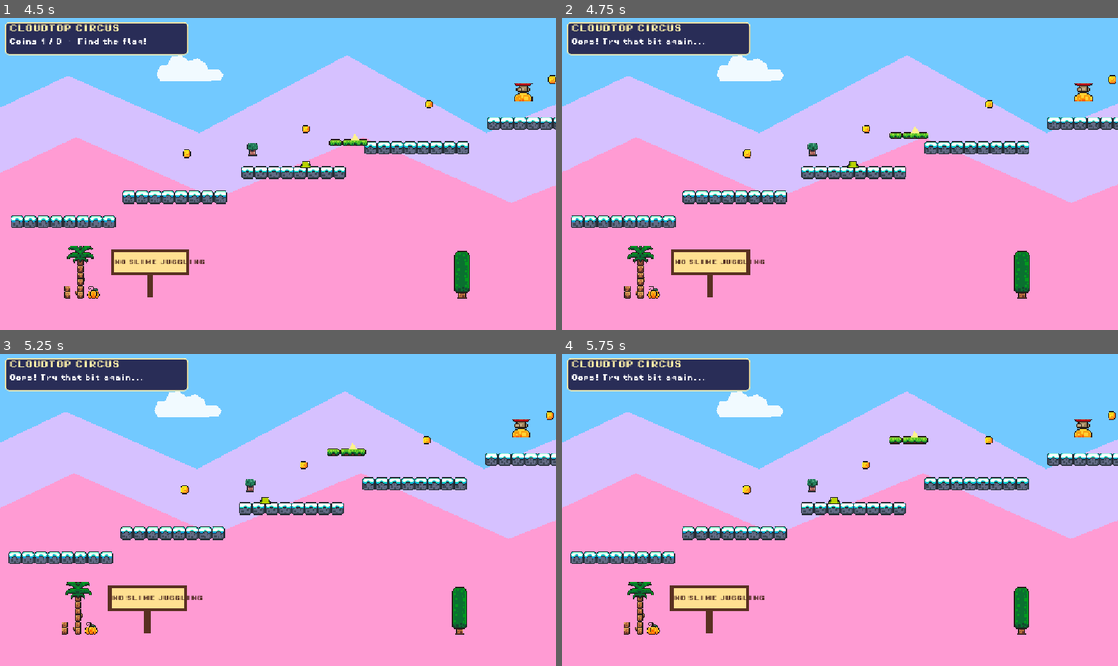
Above: before the commit, frames 1-4 (two rows, left to right).
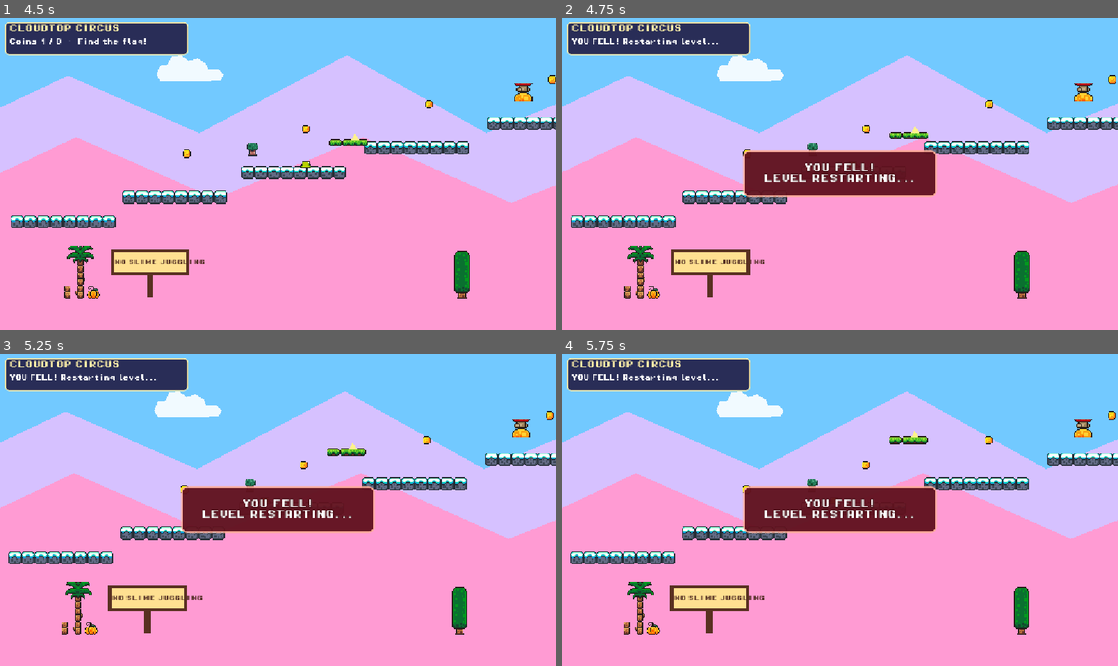
Above: after the commit, the same moments.

Repository: msveshnikov/godot-2d-game
Game: Godot game, scene res://scenes/levels/cloudtop_circus.tscn
The game is run twice, just before and just after one commit, with the same random seed, the same clock (stepped at 60 frames per second) and the same inputs. This scene is started directly instead of the project's main scene. Sound files missing from this copy of the repository are replaced by a short silence.
Inputs:
- Up to frame 1 (4.5 s): tap Enter (ui_accept) at 0.5, 0.77, 1.52, 3.02, 3.77 s; hold Right (ui_right) 0.53-2.03 s; tap R every 0.75 s from 0.6 to 4.35 s; hold Left (ui_left) 2.03-2.78 s; hold Right (ui_right) 2.78-4.28 s; hold Left (ui_left) from 4.28 s (still down)
- Up to frame 2 (4.75 s): keep holding Left (ui_left); tap Enter (ui_accept) at 4.52 s
- Up to frame 3 (5.25 s): release Left (ui_left) at 5.03 s; hold Right (ui_right) from 5.03 s (still down); tap R at 5.1 s
- Up to frame 4 (5.75 s): keep holding Right (ui_right)

Frame 1 is identical in both runs. In frame 2, 5.5% of the frame differs, in the area x 1-68%, y 6-58%; in frame 3, 5.5%; in frame 4, 5.5%.

Commit message:
Add death notice UI and update level restart logic

Diff:
--- a/scenes/hud.tscn
+++ b/scenes/hud.tscn
@@ -13,6 +13,18 @@
 corner_radius_top_right = 8
 corner_radius_bottom_right = 8
 corner_radius_bottom_left = 8
+
+[sub_resource type="StyleBoxFlat" id="StyleBoxFlat_death"]
+bg_color = Color(0.38, 0.07, 0.12, 0.96)
+border_color = Color(1, 0.68, 0.59, 1)
+border_width_left = 3
+border_width_top = 3
+border_width_right = 3
+border_width_bottom = 3
+corner_radius_top_left = 10
+corner_radius_top_right = 10
+corner_radius_bottom_right = 10
+corner_radius_bottom_left = 10
 
 [node name="HUD" type="CanvasLayer"]
 
@@ -52,3 +64,31 @@
 max_value = 4.0
 value = 4.0
 show_percentage = false
+
+[node name="DeathNotice" type="Panel" parent="."]
+visible = false
+anchors_preset = 8
+anchor_left = 0.5
+anchor_top = 0.5
+anchor_right = 0.5
+anchor_bottom = 0.5
+offset_left = -200.0
+offset_top = -48.0
+offset_right = 200.0
+offset_bottom = 48.0
+theme_override_styles/panel = SubResource("StyleBoxFlat_death")
+
+[node name="DeathLabel" type="Label" parent="DeathNotice"]
+layout_mode = 0
+offset_left = 12.0
+offset_top = 8.0
+offset_right = 388.0
+offset_bottom = 88.0
+theme_override_colors/font_color = Color(1, 1, 1, 1)
+theme_override_colors/font_outline_color = Color(0.18, 0.02, 0.03, 1)
+theme_override_constants/outline_size = 3
+theme_override_fonts/font = ExtResource("1_font")
+theme_override_font_sizes/font_size = 18
+text = "ENEMY GOT YOU!\nLEVEL RESTARTING..."
+horizontal_alignment = 1
+vertical_alignment = 1
--- a/scripts/level.gd
+++ b/scripts/level.gd
@@ -15,6 +15,8 @@
 @onready var status_label: Label = $HUD/Panel/StatusLabel
 @onready var title_label: Label = $HUD/Panel/TitleLabel
 @onready var boss_health: ProgressBar = $HUD/BossHealth
+@onready var death_notice: Panel = $HUD/DeathNotice
+@onready var death_label: Label = $HUD/DeathNotice/DeathLabel
 
 var enemy_death_audio: AudioStreamPlayer
 var player_hurt_audio: AudioStreamPlayer
@@ -72,7 +74,7 @@
 	if transition_pending:
 		return
 	player_hurt_audio.play()
-	_on_player_died()
+	_begin_level_restart("ENEMY GOT YOU!")
 
 func _on_goal_entered(body: Node2D) -> void:
 	if body != player or transition_pending:
@@ -99,11 +101,17 @@
 		_update_status("BONK! %d more good head-bonks!" % (4 - boss_hits))
 
 func _on_player_died() -> void:
+	_begin_level_restart("YOU FELL!")
+
+func _begin_level_restart(reason: String) -> void:
 	if transition_pending:
 		return
 	transition_pending = true
-	_update_status("Oops! Try that bit again...")
-	await get_tree().create_timer(0.55).timeout
+	player.set_physics_process(false)
+	death_label.text = "%s\nLEVEL RESTARTING..." % reason
+	death_notice.show()
+	_update_status("%s Restarting level..." % reason)
+	await get_tree().create_timer(1.2).timeout
 	if is_inside_tree():
 		failed.emit()
 
Not shown: 1 places in scenes/hud.tscn that only renumber resources
